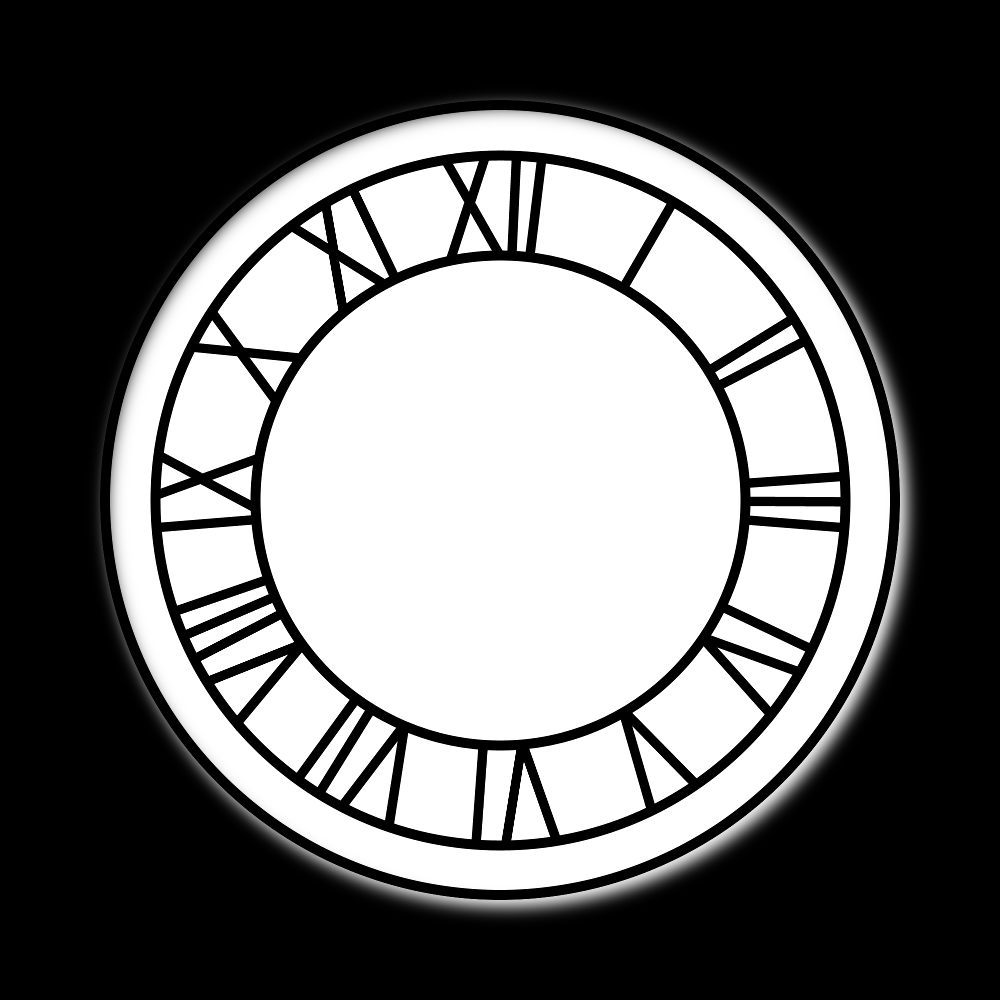
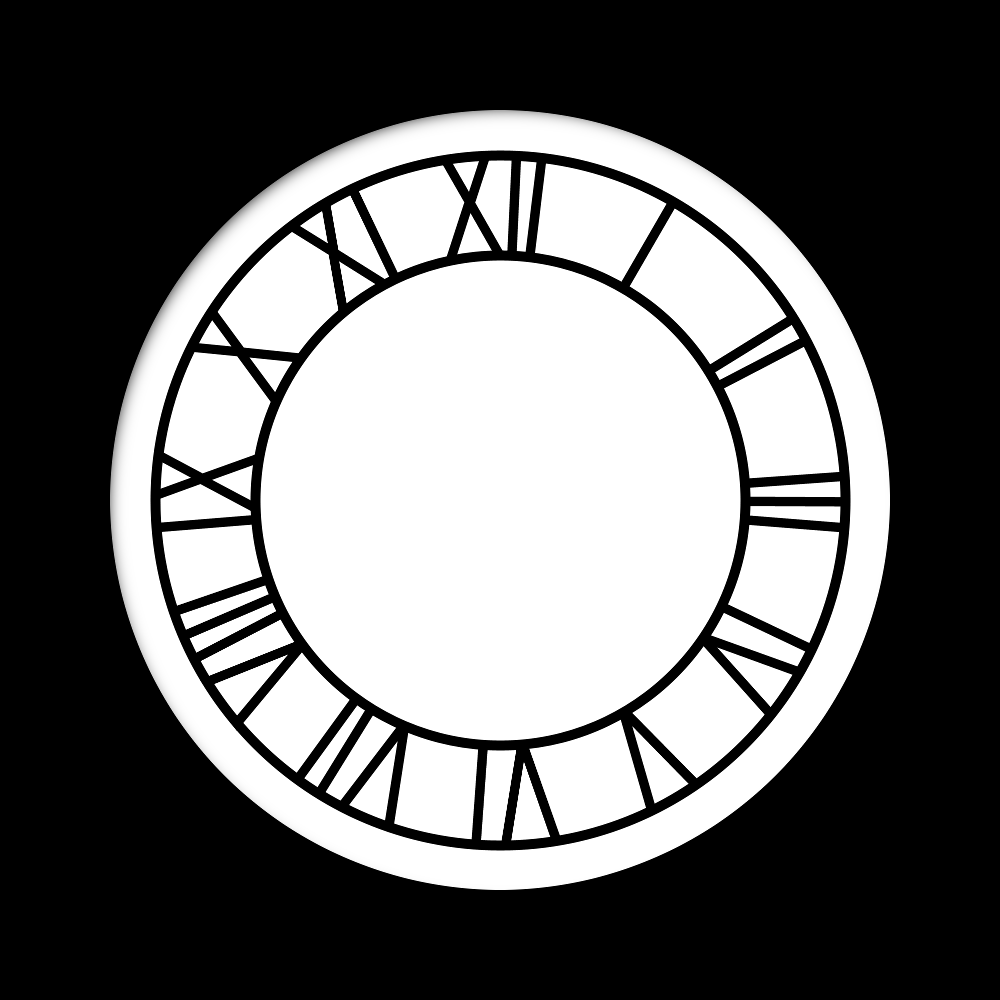
Layered file, before and after one edit (1000 x 1000). Changes by layer:
painted on "BACKGROUND" over [100, 100, 900, 900]
painted on "Background" over [89, 89, 925, 925]
